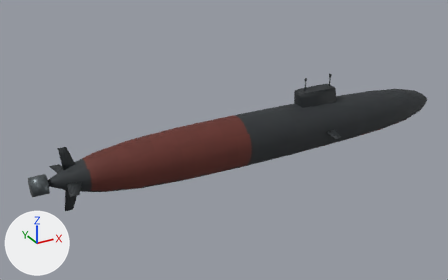
One commit to the FBX model SilentDepth_Assets/Submarines/SSN/UK/Astute/FBX/UK_SSN_Astute_LOD0.fbx: the scene before it, then after it.
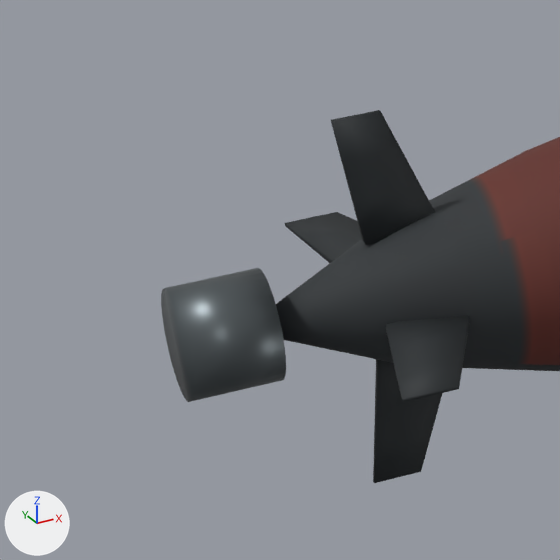
The first picture shows the older version from a camera (50 mm lens) standing at (-69.5, -106.5, 54.2) and looking at (-9.6, 2.4, -0.2). The close-ups show the older and then the newer version on the part from 0% to 22% of the width and 46% to 80% of the height of that picture. Only the edits that show in the close-ups are written down. The lights are fixed; the arrows at lower left show +X, +Y and +Z. Objects named as collision shapes, trigger or cutter boxes, shadow casters or lower levels of detail are left out. Vertices at exactly the same position are counted once.

The first close-up shows 'UK_SSN_Astute_LOD0'.
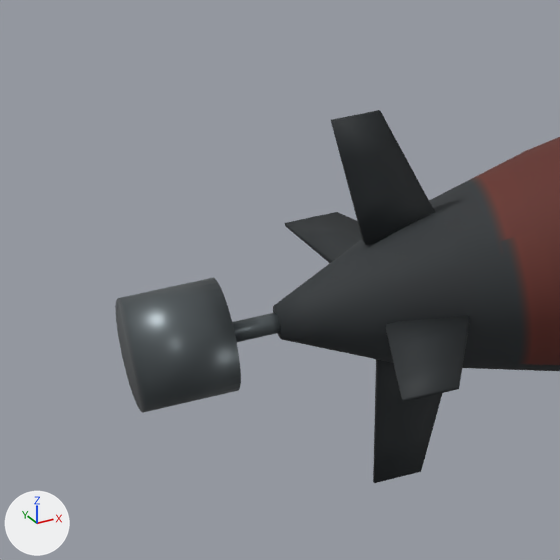
The change, as a diff of the scene's bpy script:
```diff
--- a/SilentDepth_Assets/Submarines/SSN/UK/Astute/FBX/UK_SSN_Astute_LOD0.fbx.py
+++ b/SilentDepth_Assets/Submarines/SSN/UK/Astute/FBX/UK_SSN_Astute_LOD0.fbx.py
@@ me_hull_001 @@
 # used by ob_uk_ssn_astute_lod0; location = (0.0, 0.0, 0.0)
-me_hull_001.from_pydata(...)  # 4872 vertices, 9636 faces; spans x -51.8..48.5, y -9.4..9.4, z -6.7..11.4
+me_hull_001.from_pydata(...)  # 4872 vertices, 9636 faces; spans x -53.2..48.5, y -9.4..9.4, z -6.7..12.6
+# me_hull_001 part 1: the loose piece of 64 vertices spanning x -51.8..-48.8, y -1.9..1.9, z -1.9..1.9 is moved by (-1.4, 0.0, 0.0)
+# other edits to the shape of me_hull_001 do not show in these pictures
 me_hull_001.materials.append(mat_sd_hull)
```

Changed parts and their boxes [x1, y1, x2, y2] in the close-ups (560 x 560 px; the box of a moved part takes in the faces that stretch with it):
'UK_SSN_Astute_LOD0', reshaped
    before: [161, 110, 560, 483]
    after: [115, 110, 560, 483]
part 1 of me_hull_001, moved or reshaped
    before: [161, 268, 286, 402]
    after: [115, 278, 241, 413]
